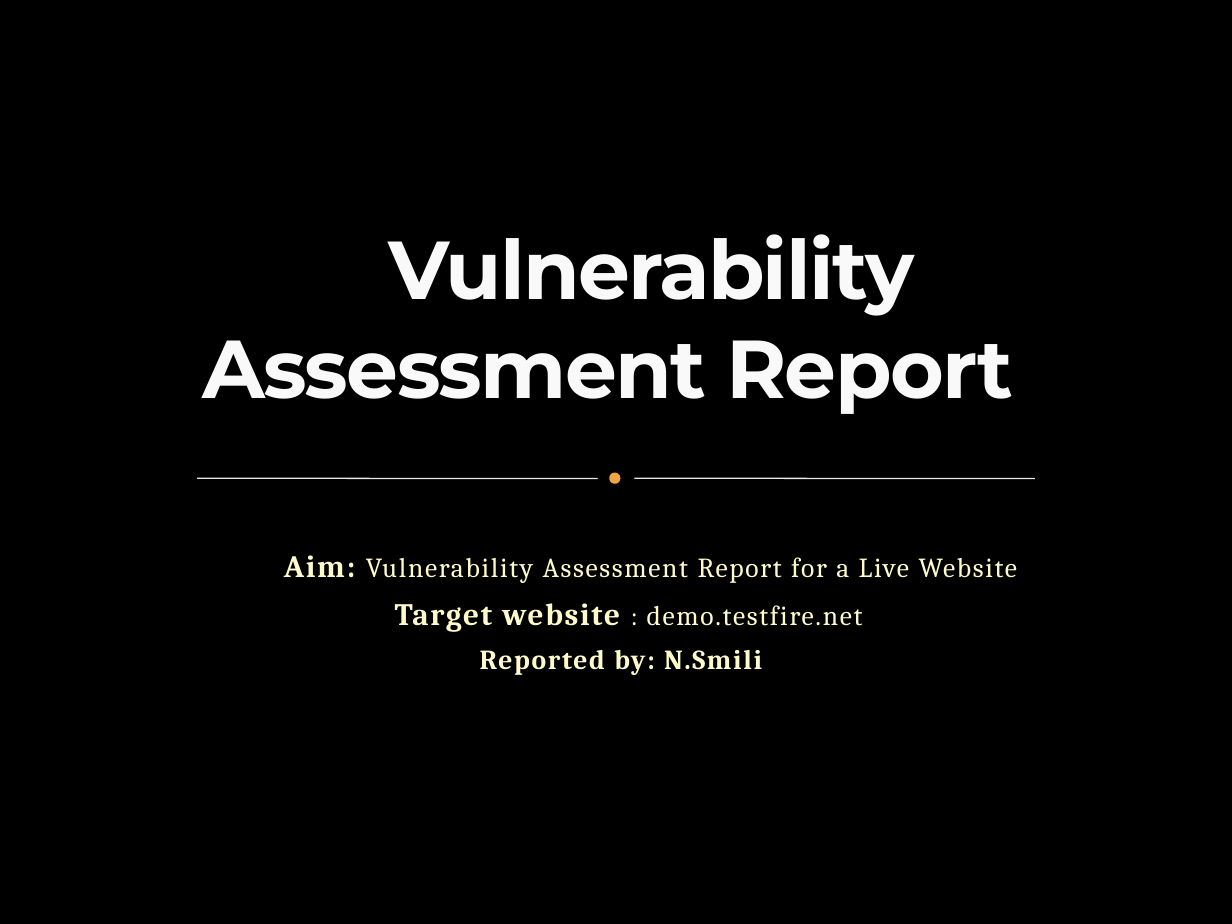
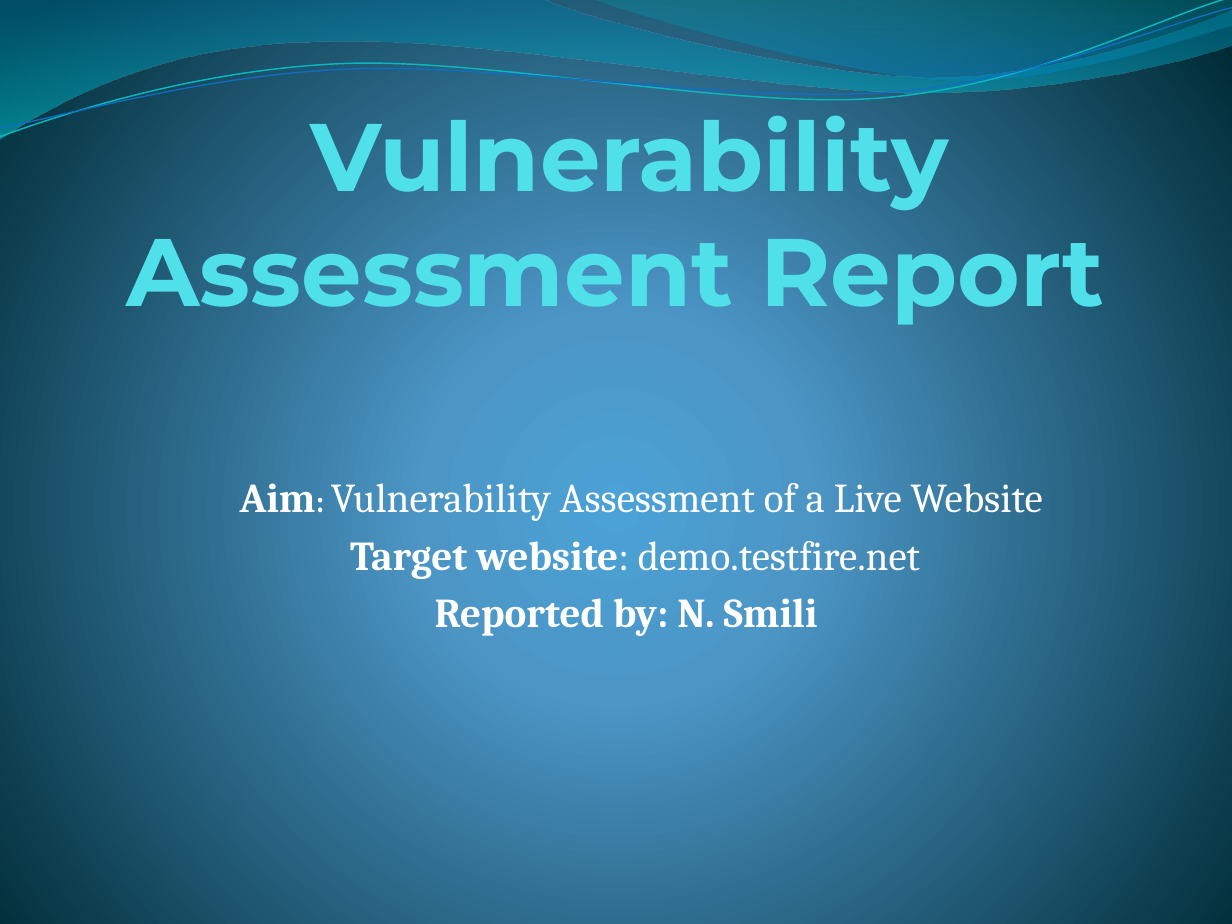
Before and after one commit to smilinathi-sys/FUTURE_CS_01, a slide deck: slide 1 of Vulnerability Assessment Report.pptx. Drawn at 1232x924 pixels with LibreOffice and Linux fonts; fonts in the diff are those of the drawing; background and template pictures are left out. Boxes give left, top, right and bottom in pixels: in the first picture for what was removed or moved away, otherwise in the second. Text is boxed around its words. In the diff, an @@ line names an element or a change of style, - is before the commit and + after.

```diff
--- a/Vulnerability Assessment Report.pptx
+++ b/Vulnerability Assessment Report.pptx
@@ background picture (left out) to gradient #4AA0D6 to #4C98C7 to #002C38 @@
@@ freeform shape added at box(0, 0, 1232, 139), fill gradient #0074A1 to #00C6CF @@
@@ freeform shape added at box(0, 0, 1232, 144), outline #0AB8BF 0.85 pt @@
@@ freeform shape added at box(0, 8, 1232, 137), outline #0F6FC6 0.75 pt @@
@@ freeform shape added at box(590, 0, 1232, 85), fill gradient #00A1A9 to #008BBF @@
@@ title "Vulnerability Assessment Report": place and size @@
-title "Vulnerability Assessment Report" at box(202, 234, 1013, 414)
+title "Vulnerability Assessment Report" at box(127, 98, 1104, 328)
@@ title "Vulnerability Assessment Report" at box(127, 98, 1104, 328): size 48 to 56 pt, text colour #F9F9F9 to #51E0EA, letter spacing -1 to 0 pt, letter outline #3C4422 0.25 pt to none; vertical alignment bottom to middle @@
@@ subtitle "Aim: Vulnerability Assessment of a ..." at box(240, 483, 1043, 636): vertical alignment top to middle @@
@@ line removed from (197, 478) to (598, 478) @@
@@ ellipse removed at box(612, 476, 618, 482) @@
@@ line removed from (634, 478) to (1035, 478) @@
@@ subtitle at box(240, 483, 1043, 636): text changed; size 16.1 to 24 pt; text colour #FEFAC9 to #FFFFFF @@
-Aim: Vulnerability Assessment Report for a Live Website
-Target website : demo.testfire.net
-Reported by: N.Smili
+Aim: Vulnerability Assessment of a Live Website
+Target website: demo.testfire.net
+Reported by: N. Smili
```
Also in this commit, not shown: 9 other slides changed.
